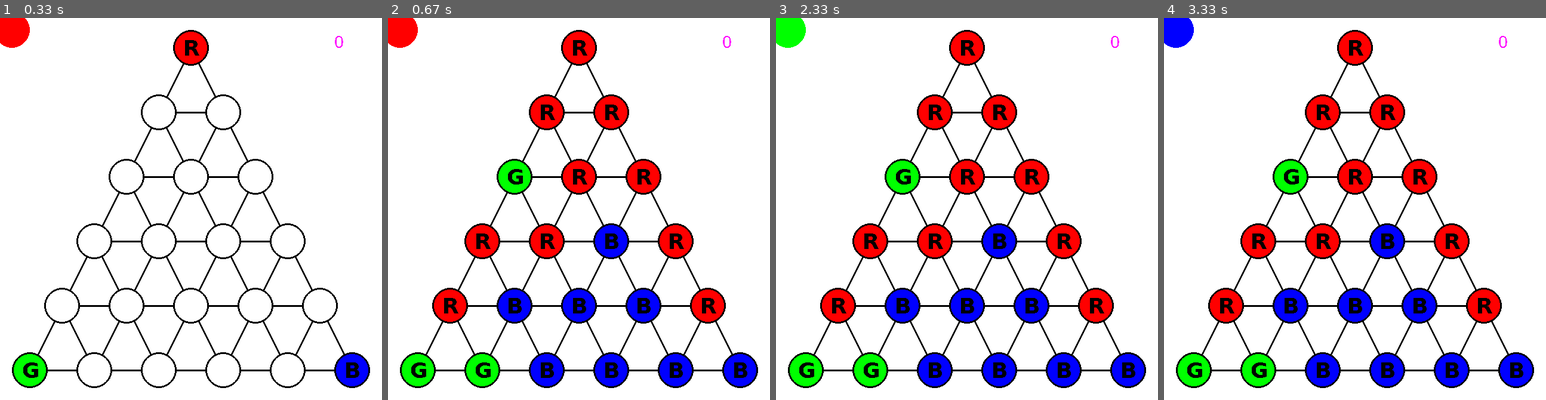
Above: before the commit, frames 1-4 (left to right).
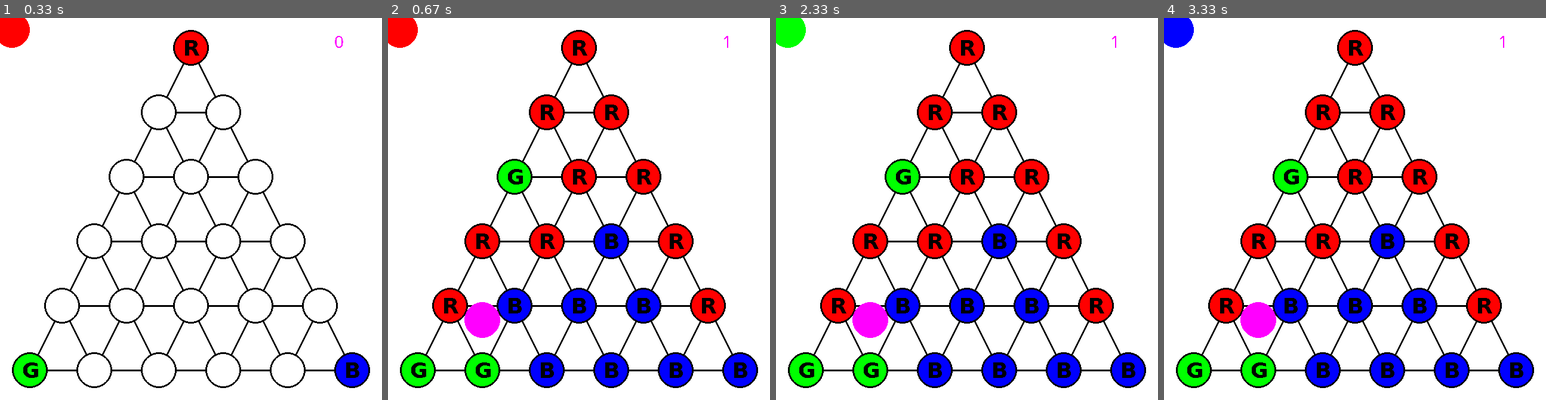
Above: after the commit, the same moments.

Repository: dgold-commschool/sperner-polymath
Game: pygame game, started from sperner_pygame.py
Same seed, same stepped clock (60 frames per second), same inputs: the game is played once before the commit and once after it.
Inputs (mouse positions are in pixels of both pictures, inside the frame that each line leads up to):
- Up to frame 1 (0.33 s): no input
- Up to frame 2 (0.67 s): tap P at 0.33 s
- Up to frame 3 (2.33 s): click (848, 296) at 0.72 s; tap Space at 2 s
- Up to frame 4 (3.33 s): tap Space at 2.4, 2.7, 2.9, 3.2 s

Frame 1 is identical in both runs. In frame 2, 0.7% of the frame differs, in the area x 20-90%, y 4-84%; in frame 3, 0.7%; in frame 4, 0.7%.

Commit message:
Update sperner_pygame.py
Added back Polychrome counting

Diff:
--- a/sperner_pygame.py
+++ b/sperner_pygame.py
@@ -66,7 +66,7 @@
                 text_surface = small_font.render(triangle[row][index].upper(), False, (0, 0, 0))
                 screen.blit(text_surface, (center[0] - text_offset, center[1] - text_offset - 8))
 
-            """if row < n - 1:
+            if row < n - 1:
                 corners = triangle[row][index] + triangle[row + 1][index] + triangle[row+1][index+1]
                 if "r" in corners and "g" in corners and "b" in corners:
                     poly_count += 1
@@ -77,7 +77,7 @@
                 if "r" in corners and "g" in corners and "b" in corners:
                     poly_count += 1
                     moved_center = (centers[row][index][0], centers[row][index][1] - point_buff / 2 - 2 * dot_radius)
-                    pygame.draw.circle(screen, (255, 0, 255), moved_center, dot_radius)"""
+                    pygame.draw.circle(screen, (255, 0, 255), moved_center, dot_radius)
 
     text_surface = my_font.render(str(poly_count), False, (255, 0, 255))
     screen.blit(text_surface, (width - 4 * x_buff, y_buff))
